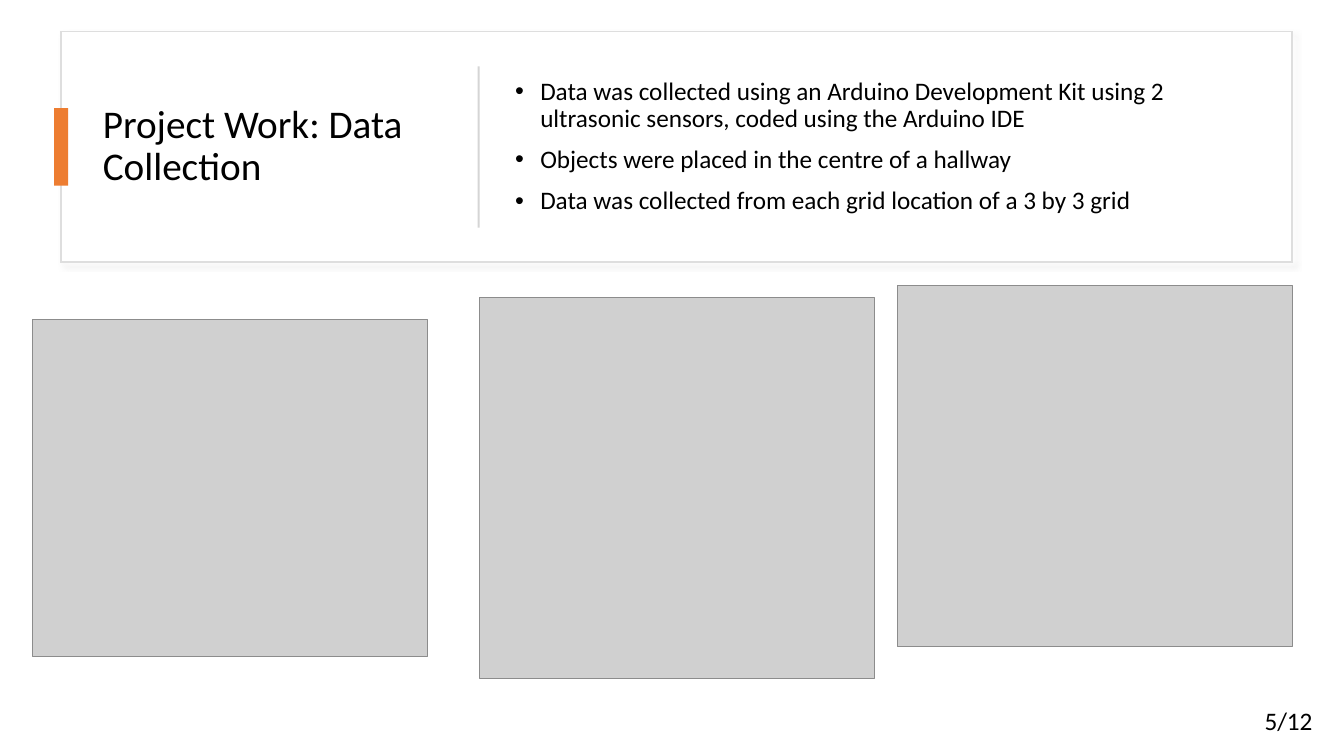
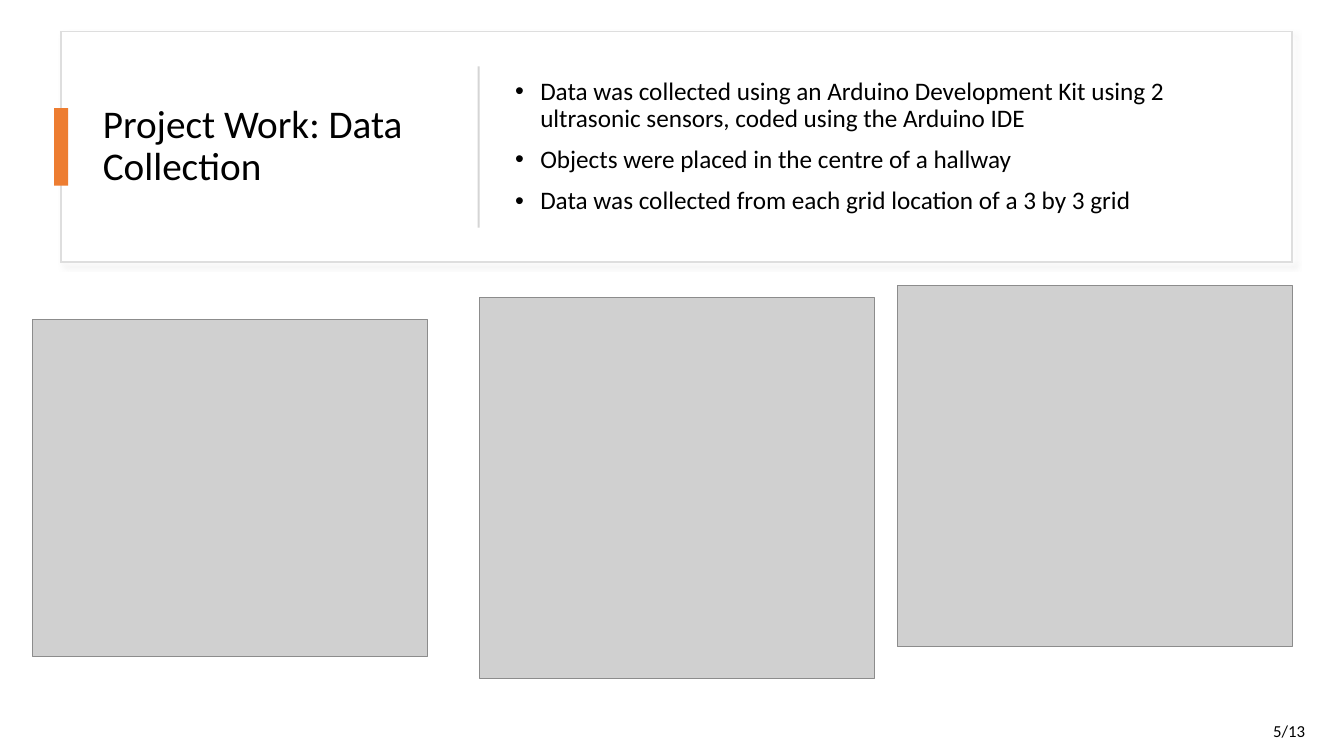
Before and after one commit to ofithcheallaigh/masters_project, a slide deck: slide 5 of Documentation/MSc Research Project Presentation.pptx (slide 6 before the commit). Drawn at 1344x756 pixels with LibreOffice and Linux fonts; fonts in the diff are those of the drawing; grey boxes stand for pictures. Boxes give left, top, right and bottom in pixels: in the first picture for what was removed or moved away, otherwise in the second. Text is boxed around its words. In the diff, an @@ line names an element or a change of style, - is before the commit and + after.

```diff
--- a/Documentation/MSc Research Project Presentation.pptx
+++ b/Documentation/MSc Research Project Presentation.pptx
@@ text at (x1=1273, y1=725, x2=1305, y2=738): text changed; size 18 to 12 pt @@
-5/12
+5/13
```
Also in this commit, not shown: 11 other slides changed, 1 slide added, 1 slide removed.
